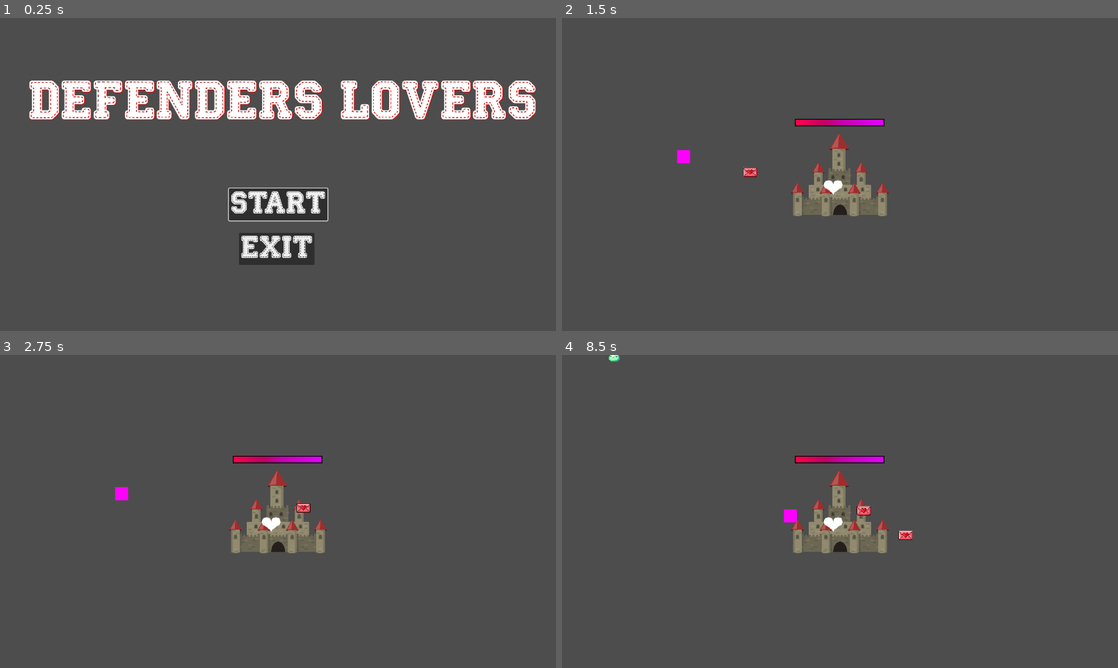
Above: before the commit, frames 1-4 (two rows, left to right).
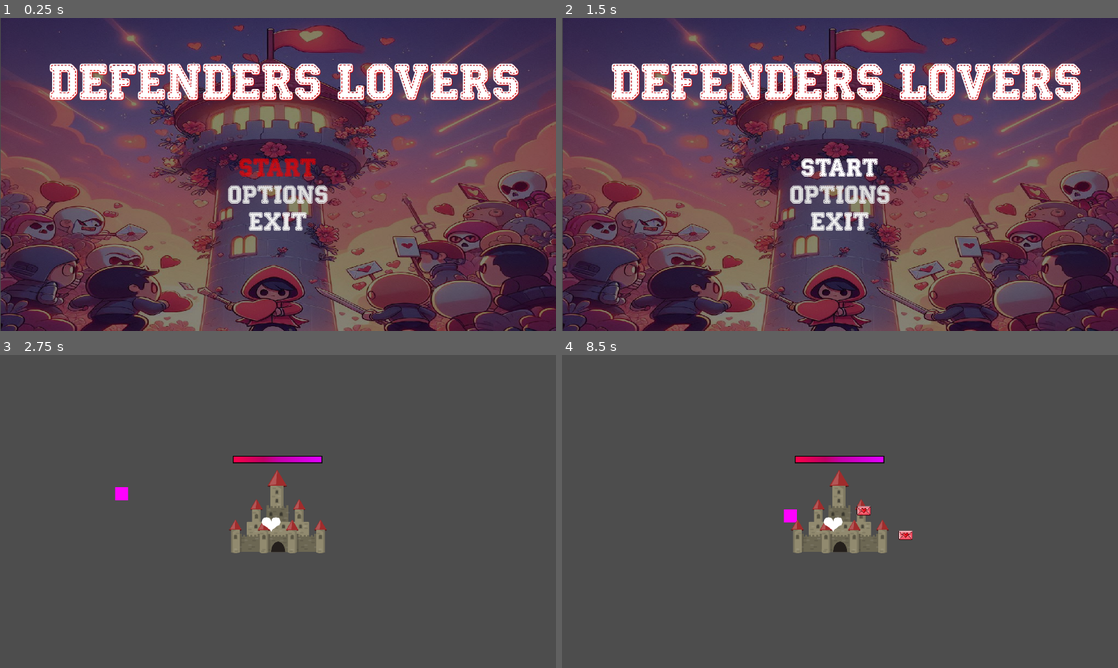
Above: after the commit, the same moments.

Repository: NicolasRaf/Defenders-Lovers
Game: Godot game, scene res://scenes/titlescreen.tscn
Two runs of this game, one before a commit and one after it. Both use one fixed random seed, a clock stepped at 60 frames per second and the inputs below. This scene is started directly instead of the project's main scene.
Inputs (mouse positions are in pixels of both pictures, inside the frame that each line leads up to):
- Up to frame 1 (0.25 s): no input
- Up to frame 2 (1.5 s): click (840, 196) at 0.5 s, where only the run after the commit has a clickable "OPTIONS"; click (840, 193) at 1.25 s, where only the run after the commit has a clickable "RETURN"
- Up to frame 3 (2.75 s): click (278, 505) at 2 s, where only the run after the commit has a clickable "START"
- Up to frame 4 (8.5 s): move the mouse to (962, 495) at 2.77 s; press the mouse at (962, 495) at 2.78 s; hold D (move_right) 2.78-3.53 s; move the mouse to (728, 527) at 3.52 s; release the mouse at (728, 527) at 3.53 s; hold S (move_down) 3.53-4.28 s; click (728, 527) at 3.6 s; move the mouse to (895, 442) at 4.27 s; press the mouse at (895, 442) at 4.28 s; hold D (move_right) 4.28-5.03 s; move the mouse to (812, 574) at 5.02 s; release the mouse at (812, 574) at 5.03 s; hold W (move_up) 5.03-5.78 s; click (812, 574) at 5.1 s; move the mouse to (1006, 558) at 5.77 s; press the mouse at (1006, 558) at 5.78 s; hold A (move_left) 5.78-7.28 s; move the mouse to (673, 464) at 6.52 s; release the mouse at (673, 464) at 6.53 s; click (673, 464) at 6.6 s; move the mouse to (867, 511) at 7.27 s; press the mouse at (867, 511) at 7.28 s; hold S (move_down) 7.28-8.03 s; move the mouse to (756, 433) at 8.02 s; release the mouse at (756, 433) at 8.03 s; hold D (move_right) from 8.03 s (still down); click (756, 433) at 8.1 s

The runs differ from the first frame. In frame 1, 87% of the frame differs, in the area x 0-100%, y 0-100%; in frame 2, 85%; in frame 3, less than 0.1%; in frame 4, less than 0.1%.

Commit message:
Add: Menus improviments and menu options

Diff:
--- /dev/null
+++ b/assets/fonts/buttons.tres
@@ -0,0 +1,27 @@
+[gd_resource type="Theme" load_steps=7 format=3 uid="uid://bh5uhv7nypu4m"]
+
+[ext_resource type="FontFile" uid="uid://due786ehbt6wf" path="res://assets/fonts/Stitch-'n School.ttf" id="1_qd0rs"]
+
+[sub_resource type="StyleBoxFlat" id="StyleBoxFlat_8f67o"]
+bg_color = Color(0.6, 0.6, 0.6, 0)
+
+[sub_resource type="StyleBoxFlat" id="StyleBoxFlat_sxkyd"]
+bg_color = Color(0.6, 0.6, 0.6, 0)
+
+[sub_resource type="StyleBoxFlat" id="StyleBoxFlat_d7oyg"]
+bg_color = Color(0.6, 0.6, 0.6, 0)
+
+[sub_resource type="StyleBoxFlat" id="StyleBoxFlat_p7oeb"]
+bg_color = Color(0.6, 0.6, 0.6, 0)
+
+[sub_resource type="StyleBoxFlat" id="StyleBoxFlat_loqbj"]
+bg_color = Color(0.6, 0.6, 0.6, 0)
+
+[resource]
+Button/colors/font_focus_color = Color(0.976471, 0, 0, 0.713726)
+Button/fonts/font = ExtResource("1_qd0rs")
+Button/styles/disabled = SubResource("StyleBoxFlat_8f67o")
+Button/styles/focus = SubResource("StyleBoxFlat_sxkyd")
+Button/styles/hover = SubResource("StyleBoxFlat_d7oyg")
+Button/styles/normal = SubResource("StyleBoxFlat_p7oeb")
+Button/styles/pressed = SubResource("StyleBoxFlat_loqbj")
--- /dev/null
+++ b/default_bus_layout.tres
@@ -0,0 +1,4 @@
+[gd_resource type="AudioBusLayout" format=3 uid="uid://dmghbnccj1141"]
+
+[resource]
+bus/0/volume_db = 0.000600815
--- /dev/null
+++ b/scenes/options.tscn
@@ -0,0 +1,115 @@
+[gd_scene load_steps=4 format=3 uid="uid://bnvdjymses3ns"]
+
+[ext_resource type="Script" path="res://scripts/options.gd" id="1_m3kat"]
+[ext_resource type="AudioStream" uid="uid://di2l1brgvhqa5" path="res://assets/song/'Defense Matrix' by Vyra 🇧🇪 _ Retro Music (No Copyright) 📍 (128).mp3" id="2_cg33x"]
+[ext_resource type="Theme" uid="uid://bh5uhv7nypu4m" path="res://assets/fonts/buttons.tres" id="3_uiw24"]
+
+[node name="Options" type="Control"]
+z_index = 5
+layout_mode = 3
+anchors_preset = 15
+anchor_right = 1.0
+anchor_bottom = 1.0
+grow_horizontal = 2
+grow_vertical = 2
+script = ExtResource("1_m3kat")
+
+[node name="ColorRect" type="ColorRect" parent="."]
+light_mask = 0
+z_index = 5
+layout_mode = 1
+anchors_preset = 8
+anchor_left = 0.5
+anchor_top = 0.5
+anchor_right = 0.5
+anchor_bottom = 0.5
+offset_left = -123.5
+offset_top = -75.5
+offset_right = 123.5
+offset_bottom = 75.5
+grow_horizontal = 2
+grow_vertical = 2
+color = Color(0.59546, 0.255269, 0.338518, 1)
+
+[node name="VolSlider" type="HSlider" parent="."]
+z_index = 5
+layout_mode = 1
+anchors_preset = 8
+anchor_left = 0.5
+anchor_top = 0.5
+anchor_right = 0.5
+anchor_bottom = 0.5
+offset_left = -15.0
+offset_top = -52.0
+offset_right = 106.0
+offset_bottom = -36.0
+grow_horizontal = 2
+grow_vertical = 2
+max_value = 2.0
+step = 0.01
+value = 0.8
+
+[node name="Volume" type="Label" parent="VolSlider"]
+z_index = 5
+offset_left = -79.0
+offset_top = -5.0
+offset_right = -24.0
+offset_bottom = 18.0
+text = "Master
+"
+
+[node name="Fullscreen" type="CheckButton" parent="."]
+z_index = 5
+layout_mode = 1
+anchors_preset = 8
+anchor_left = 0.5
+anchor_top = 0.5
+anchor_right = 0.5
+anchor_bottom = 0.5
+offset_left = -101.0
+offset_top = -19.0
+offset_right = 35.0
+offset_bottom = 12.0
+grow_horizontal = 2
+grow_vertical = 2
+size_flags_horizontal = 4
+size_flags_vertical = 4
+text = "Fullscreen"
+
+[node name="Back" type="Button" parent="."]
+z_index = 5
+layout_mode = 1
+anchors_preset = 8
+anchor_left = 0.5
+anchor_top = 0.5
+anchor_right = 0.5
+anchor_bottom = 0.5
+offset_left = -65.0
+offset_top = 31.0
+offset_right = 62.0
+offset_bottom = 52.0
+grow_horizontal = 2
+grow_vertical = 2
+theme = ExtResource("3_uiw24")
+theme_override_font_sizes/font_size = 18
+text = "RETURN"
+
+[node name="AudioStreamPlayer2D" type="AudioStreamPlayer2D" parent="."]
+position = Vector2(-640, -324)
+scale = Vector2(0.6, 0.6)
+stream = ExtResource("2_cg33x")
+autoplay = true
+
+[node name="ColorRect2" type="ColorRect" parent="."]
+light_mask = 0
+z_index = -2
+layout_mode = 1
+anchors_preset = 15
+anchor_right = 1.0
+anchor_bottom = 1.0
+grow_horizontal = 2
+grow_vertical = 2
+mouse_filter = 2
+color = Color(0.0353462, 0.0353462, 0.0353462, 0.745098)
+
+[connection signal="pressed" from="Back" to="." method="_on_back_pressed"]
--- a/scenes/titlescreen.tscn
+++ b/scenes/titlescreen.tscn
@@ -1,10 +1,19 @@
-[gd_scene load_steps=3 format=3 uid="uid://ckreaucox1dvb"]
+[gd_scene load_steps=6 format=3 uid="uid://ckreaucox1dvb"]
 
 [ext_resource type="Script" path="res://scripts/titlescreen.gd" id="1_aralp"]
 [ext_resource type="FontFile" uid="uid://due786ehbt6wf" path="res://assets/fonts/Stitch-'n School.ttf" id="1_bbgsk"]
+[ext_resource type="Texture2D" uid="uid://chyn7vf2748jw" path="res://assets/fonts/2.jpg" id="2_coyn6"]
+[ext_resource type="Theme" uid="uid://bh5uhv7nypu4m" path="res://assets/fonts/buttons.tres" id="3_gm1t1"]
+[ext_resource type="PackedScene" uid="uid://bnvdjymses3ns" path="res://scenes/options.tscn" id="5_ofsq0"]
 
 [node name="titlescreen" type="CanvasLayer"]
 script = ExtResource("1_aralp")
+
+[node name="Background" type="Sprite2D" parent="."]
+self_modulate = Color(0.523781, 0.523781, 0.523781, 1)
+position = Vector2(641.5, 388)
+scale = Vector2(1.24902, 0.765625)
+texture = ExtResource("2_coyn6")
 
 [node name="Label" type="Label" parent="."]
 anchors_preset = 8
@@ -12,10 +21,10 @@
 anchor_top = 0.5
 anchor_right = 0.5
 anchor_bottom = 0.5
-offset_left = -337.0
-offset_top = -209.0
-offset_right = 358.0
-offset_bottom = -120.0
+offset_left = -528.0
+offset_top = -256.0
+offset_right = 558.0
+offset_bottom = -158.0
 grow_horizontal = 2
 grow_vertical = 2
 size_flags_horizontal = 4
@@ -23,50 +32,64 @@
 theme_override_colors/font_shadow_color = Color(0.92549, 0, 0, 1)
 theme_override_colors/font_outline_color = Color(0.92549, 0, 0, 1)
 theme_override_fonts/font = ExtResource("1_bbgsk")
-theme_override_font_sizes/font_size = 94
+theme_override_font_sizes/font_size = 87
 text = "DEFENDERS LOVERS"
 
-[node name="start" type="Button" parent="."]
-anchors_preset = -1
+[node name="Buttons" type="VBoxContainer" parent="."]
+anchors_preset = 8
 anchor_left = 0.5
-anchor_top = 0.496
+anchor_top = 0.5
 anchor_right = 0.5
-anchor_bottom = 0.496
-offset_left = -87.0
-offset_top = 34.88
-offset_right = 87.0
-offset_bottom = 108.88
+anchor_bottom = 0.5
+offset_left = -119.0
+offset_top = -38.0
+offset_right = 119.0
+offset_bottom = 136.0
 grow_horizontal = 2
 grow_vertical = 2
+alignment = 1
+
+[node name="start" type="Button" parent="Buttons"]
+layout_mode = 2
 size_flags_horizontal = 4
 size_flags_vertical = 4
+theme = ExtResource("3_gm1t1")
 theme_override_colors/font_color = Color(1, 1, 1, 1)
 theme_override_colors/font_pressed_color = Color(0, 0.898039, 0, 1)
 theme_override_fonts/font = ExtResource("1_bbgsk")
-theme_override_font_sizes/font_size = 54
+theme_override_font_sizes/font_size = 44
 text = "START
 "
 
-[node name="exit" type="Button" parent="."]
-anchors_preset = -1
-anchor_left = 0.5
-anchor_top = 0.559
-anchor_right = 0.5
-anchor_bottom = 0.559
-offset_left = -90.0
-offset_top = 91.52
-offset_right = 84.0
-offset_bottom = 165.52
-grow_horizontal = 2
-grow_vertical = 2
+[node name="HSeparator" type="HSeparator" parent="Buttons"]
+self_modulate = Color(1, 1, 1, 0)
+layout_mode = 2
+
+[node name="options" type="Button" parent="Buttons"]
+layout_mode = 2
+theme = ExtResource("3_gm1t1")
+theme_override_font_sizes/font_size = 44
+text = "OPTIONS"
+
+[node name="HSeparator2" type="HSeparator" parent="Buttons"]
+self_modulate = Color(1, 1, 1, 0)
+layout_mode = 2
+
+[node name="exit" type="Button" parent="Buttons"]
+layout_mode = 2
 size_flags_horizontal = 4
 size_flags_vertical = 4
+theme = ExtResource("3_gm1t1")
 theme_override_colors/font_color = Color(0.929715, 0.929715, 0.929715, 1)
 theme_override_colors/font_pressed_color = Color(0, 0.898039, 0, 1)
 theme_override_fonts/font = ExtResource("1_bbgsk")
-theme_override_font_sizes/font_size = 54
+theme_override_font_sizes/font_size = 44
 text = "EXIT
 "
 
-[connection signal="pressed" from="start" to="." method="_on_start_pressed"]
-[connection signal="pressed" from="exit" to="." method="_on_exit_pressed"]
+[node name="Options" parent="." instance=ExtResource("5_ofsq0")]
+visible = false
+
+[connection signal="pressed" from="Buttons/start" to="." method="_on_start_pressed"]
+[connection signal="pressed" from="Buttons/options" to="." method="_on_options_pressed"]
+[connection signal="pressed" from="Buttons/exit" to="." method="_on_exit_pressed"]
--- a/scripts/castle.gd
+++ b/scripts/castle.gd
@@ -15,5 +15,5 @@
 
 func takeDamage() -> void:
 	var tween : Tween = get_tree().create_tween()
-	tween.tween_property(lifebar,"value",lifebar.value - damageTaken,0.5)
-	tween.tween_property(PosDaamge,"size",Vector2(PosDaamge.size.x - 23, 14), 0.2)
+	tween.tween_property(lifebar,"value",lifebar.value - damageTaken,0.5).set_trans(Tween.TRANS_ELASTIC)
+	tween.tween_property(PosDaamge,"size",Vector2(PosDaamge.size.x - 23, 14), 0.2).set_trans(Tween.TRANS_ELASTIC)
--- /dev/null
+++ b/scripts/options.gd
@@ -0,0 +1,18 @@
+extends Control
+
+@onready var fullscreenButton : CheckButton = $Fullscreen
+@onready var volSlider : HSlider = $VolSlider
+@onready var back : Button = $Back
+
+func _ready():
+	volSlider.grab_focus()
+
+func _process(delta):
+	var _windowMode = 3 if fullscreenButton.button_pressed == true else 2
+	get_window().mode = _windowMode
+
+	AudioServer.set_bus_volume_db(0,linear_to_db(volSlider.value))
+
+
+func _on_back_pressed():
+	visible = false
--- a/scripts/titlescreen.gd
+++ b/scripts/titlescreen.gd
@@ -1,6 +1,7 @@
 extends CanvasLayer;
 
-@onready var startButton : Button = get_node("start");
+@onready var startButton : Button = get_node("Buttons/start");
+@onready var options = $Options
 
 # Called when the node enters the scene tree for the first time.
 func _ready():
@@ -11,3 +12,7 @@
 
 func _on_exit_pressed():
 	get_tree().quit();
+
+func _on_options_pressed():
+	options.visible = true
+	options.fullscreenButton.grab_focus()
Binary file added: assets/fonts/2.jpg
Not shown, added: assets/fonts/2.jpg.import
Binary file added: assets/fonts/_9874ae64-1163-4b1c-97df-37df96018ea8.jpg
Not shown, added: assets/fonts/_9874ae64-1163-4b1c-97df-37df96018ea8.jpg.import
Binary file added: assets/fonts/mainScreen.jpg
Not shown, added: assets/fonts/mainScreen.jpg.import
Not shown, added: assets/song/'Defense Matrix' by Vyra 🇧🇪 _ Retro Music (No Copyright) 📍 (128).mp3.import
Not shown, added: assets/song/'Defense Matrix' by Vyra 🇧🇪 _ Retro Music (No Copyright) 📍 (128).mp3
